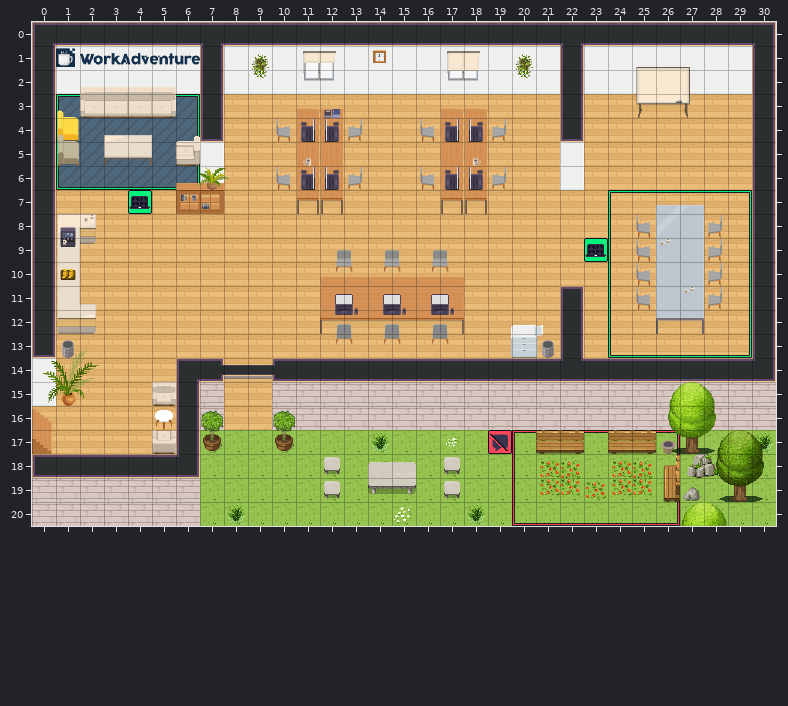
Tiled map (JSON), stored at maps/map.tmj. The picture above was drawn from the file before the commit.
Cells are 32x32 px. Shown: x 0..30, y 0..20.
The same view after the edit:
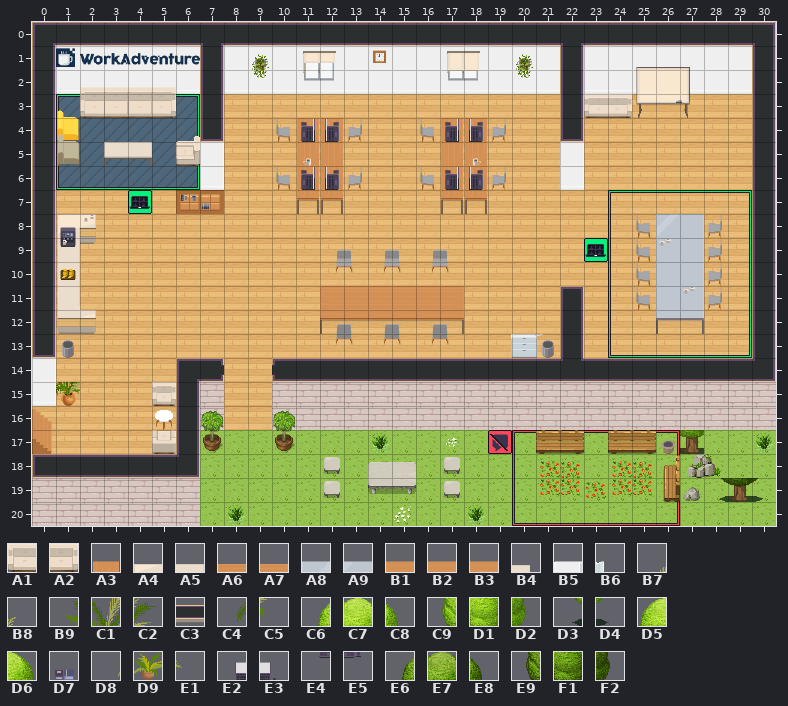
Key: from "Chunk 1": A1 78, A2 79, A3 163, A4 164, A5 165, A6 166, A7 167, A8 168, A9 169, B1 170, B2 171, B3 172, B4 173, B5 175 flipped left-right, B6 176 flipped left-right, B7 178, B8 179, B9 180, C1 181, C2 182, C3 183, C4 184, C5 185, C6 186, C7 187, C8 188, C9 189, D1 190, D2 191, D3 192, D4 193, D5 194, D6 195, D7 196, D8 197, D9 198, E1 199, E2 200, E3 201, E4 202, E5 203, E6 204, E7 205, E8 206, E9 207, F1 208, F2 209.
__ is an empty cell, .. an unchanged one.
Diff:
--- layer "furniture/furniture2"
@@ x 23..24 @@
- 3 __ __
+ 3 A1 A2
--- layer "above/above1" (now hidden)
@@ x 3..18 @@
- 3 .. .. .. .. .. .. .. .. A3 A3 .. .. .. .. A3 A3
- 4 A4 A5 .. .. .. .. .. .. .. .. .. .. .. .. .. ..
+ 3 .. .. .. .. .. .. .. .. __ __ .. .. .. .. __ __
+ 4 __ __ .. .. .. .. .. .. .. .. .. .. .. .. .. ..
@@ x 6..27 @@
- 6 A6 A7 .. .. .. .. .. .. .. .. .. .. .. .. .. .. .. .. .. .. .. ..
- 7 .. .. .. .. .. .. .. .. .. .. .. .. .. .. .. .. .. .. .. .. A8 A9
+ 6 __ __ .. .. .. .. .. .. .. .. .. .. .. .. .. .. .. .. .. .. .. ..
+ 7 .. .. .. .. .. .. .. .. .. .. .. .. .. .. .. .. .. .. .. .. __ __
@@ x 0..28 @@
-10 .. .. .. .. .. .. .. .. .. .. .. .. B1 B2 B2 B2 B2 B3 .. .. .. .. .. .. .. .. .. .. ..
-11 .. .. B4 .. .. .. .. .. .. .. .. .. .. .. .. .. .. .. .. .. .. .. .. .. .. .. .. .. ..
-12 .. .. .. .. .. .. .. .. .. .. .. .. .. .. .. .. .. .. .. .. B5 B6 .. .. .. .. .. .. ..
-13 .. B7 B8 .. .. .. .. .. .. .. .. .. .. .. .. .. .. .. .. .. .. .. .. .. .. .. .. .. ..
-14 B9 C1 C2 .. .. .. .. .. C3 C3 .. .. .. .. .. .. .. .. .. .. .. .. .. .. .. .. .. .. ..
-15 C4 .. C5 .. .. .. .. .. .. .. .. .. .. .. .. .. .. .. .. .. .. .. .. .. .. .. C6 C7 C8
-16 .. .. .. .. .. .. .. .. .. .. .. .. .. .. .. .. .. .. .. .. .. .. .. .. .. .. C9 D1 D2
-17 .. .. .. .. .. .. .. .. .. .. .. .. .. .. .. .. .. .. .. .. .. .. .. .. .. .. D3 .. D4
+10 .. .. .. .. .. .. .. .. .. .. .. .. __ __ __ __ __ __ .. .. .. .. .. .. .. .. .. .. ..
+11 .. .. __ .. .. .. .. .. .. .. .. .. .. .. .. .. .. .. .. .. .. .. .. .. .. .. .. .. ..
+12 .. .. .. .. .. .. .. .. .. .. .. .. .. .. .. .. .. .. .. .. __ __ .. .. .. .. .. .. ..
+13 .. __ __ .. .. .. .. .. .. .. .. .. .. .. .. .. .. .. .. .. .. .. .. .. .. .. .. .. ..
+14 __ __ __ .. .. .. .. .. __ __ .. .. .. .. .. .. .. .. .. .. .. .. .. .. .. .. .. .. ..
+15 __ .. __ .. .. .. .. .. .. .. .. .. .. .. .. .. .. .. .. .. .. .. .. .. .. .. __ __ __
+16 .. .. .. .. .. .. .. .. .. .. .. .. .. .. .. .. .. .. .. .. .. .. .. .. .. .. __ __ __
+17 .. .. .. .. .. .. .. .. .. .. .. .. .. .. .. .. .. .. .. .. .. .. .. .. .. .. __ .. __
@@ x 27..28 @@
-20 D5 D6
+20 __ __
--- layer "above/above2" (now hidden)
@@ x 12..12 @@
- 3 D7
+ 3 __
@@ x 6..8 @@
- 6 D8 D9 E1
+ 6 __ __ __
@@ x 12..17 @@
-11 E2 E3 E2 E3 E2 E3
-12 E4 E5 E4 E5 E4 E5
+11 __ __ __ __ __ __
+12 __ __ __ __ __ __
@@ x 28..30 @@
-17 E6 E7 E8
-18 E9 F1 F2
+17 __ __ __
+18 __ __ __
